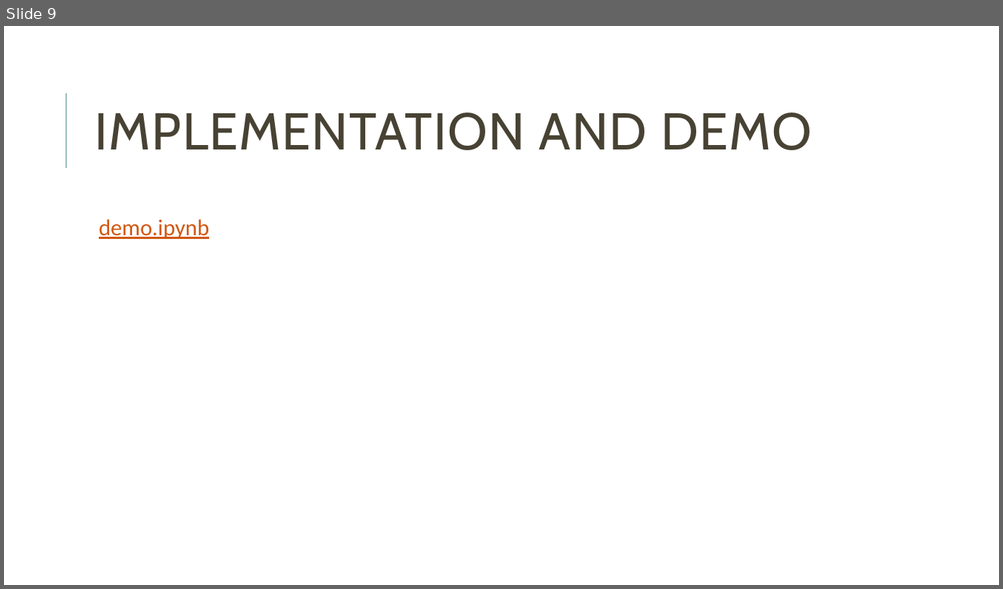
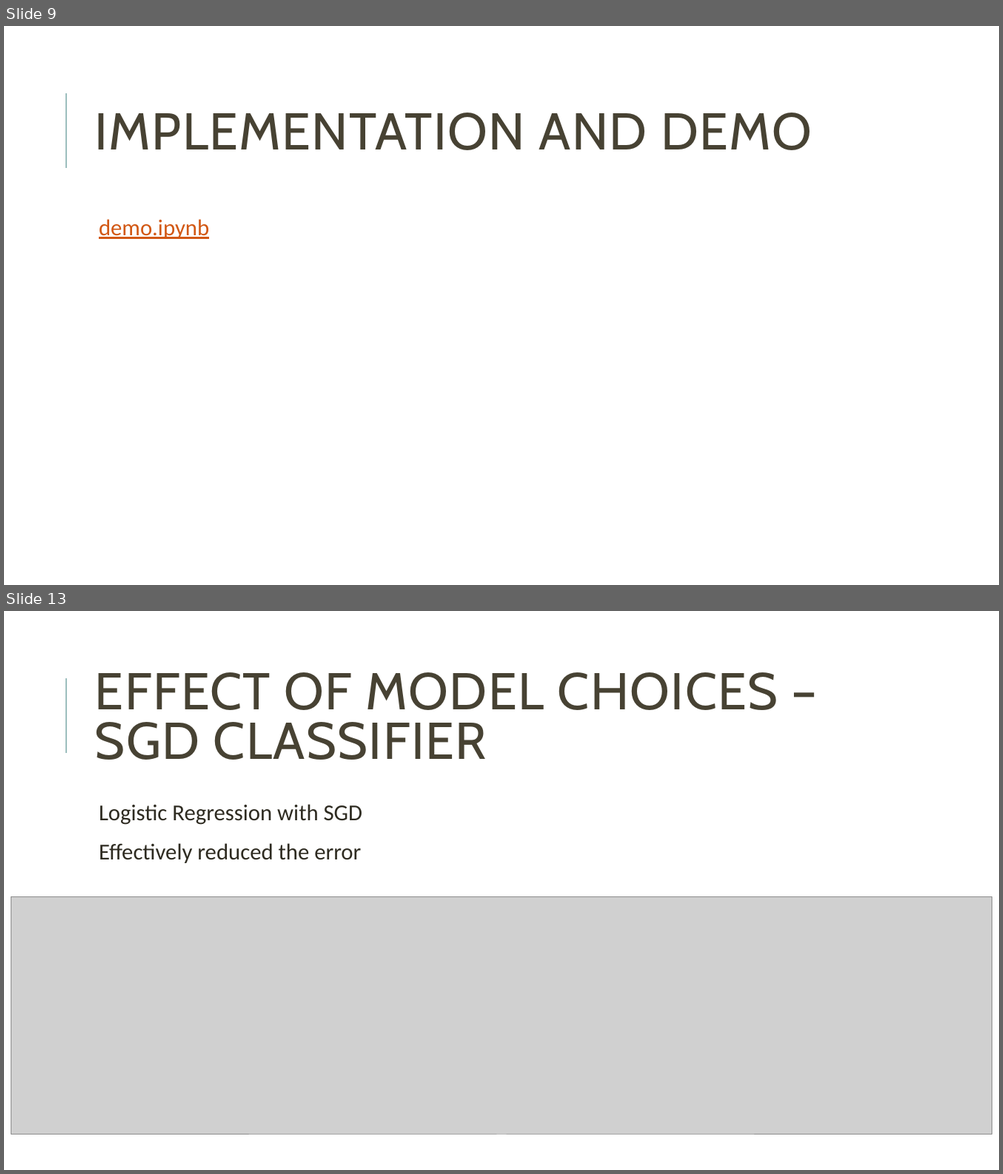
Before and after one commit to miguelFigSilva/dsm_SPC, a slide deck: presentation.pptx. Shown one above the other, each under a label of ours: slide 9 before the commit, slides 9 and 13 after it; the slides between them are not shown. The pictures are 1003x589 and 1003x1174 pixels, drawn with LibreOffice and Linux fonts; fonts in the diff are those of the drawing; grey boxes stand for pictures. Boxes give left, top, right and bottom in pixels: in the first picture for what was removed or moved away, otherwise in the second. Text is boxed around its words. In the diff, an @@ line names an element or a change of style, - is before the commit and + after.

```diff
--- a/presentation.pptx
+++ b/presentation.pptx
@@ slide 13 added at [4, 611, 999, 1170], background #FFFFFF; not listed: 1 template element that a slide beside it also shows @@
@@ title added at [95, 672, 778, 760], 50 pt, text #474233 @@
+EFFECT OF MODEL CHOICES – SGD CLASSIFIER
@@ text added at [99, 804, 362, 863], 22 pt, text #2E2B21 @@
+  Logistic Regression with SGD
+  Effectively reduced the error
@@ picture added at [11, 897, 992, 1136] @@
```
Also in this commit, not shown: 2 slides changed, 7 other slides added.
